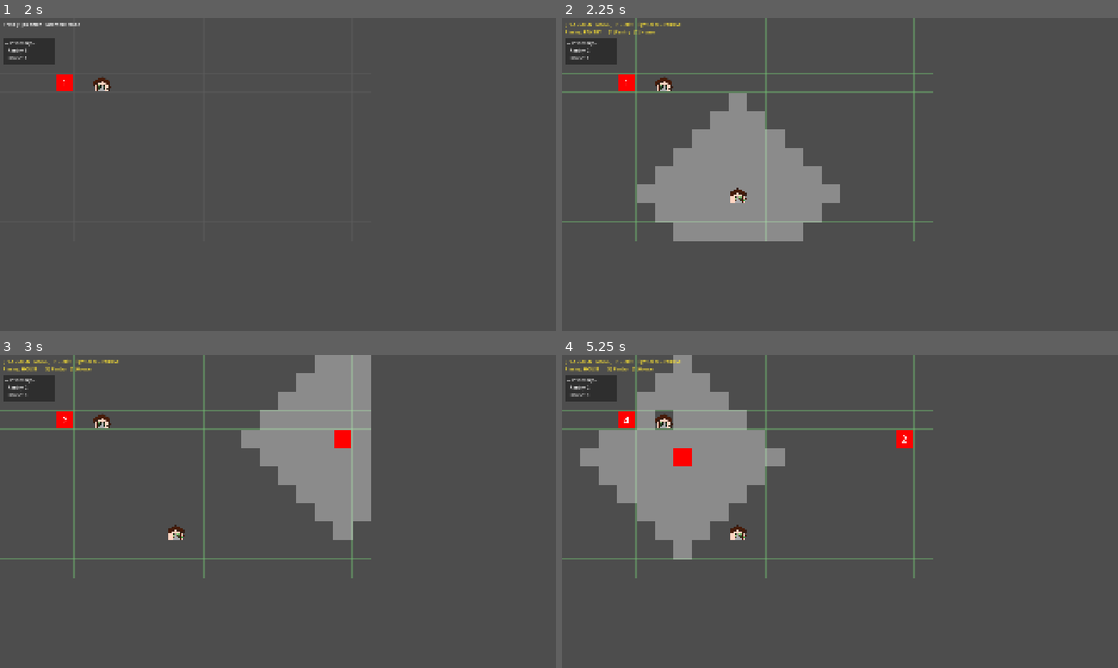
Above: before the commit, frames 1-4 (two rows, left to right).
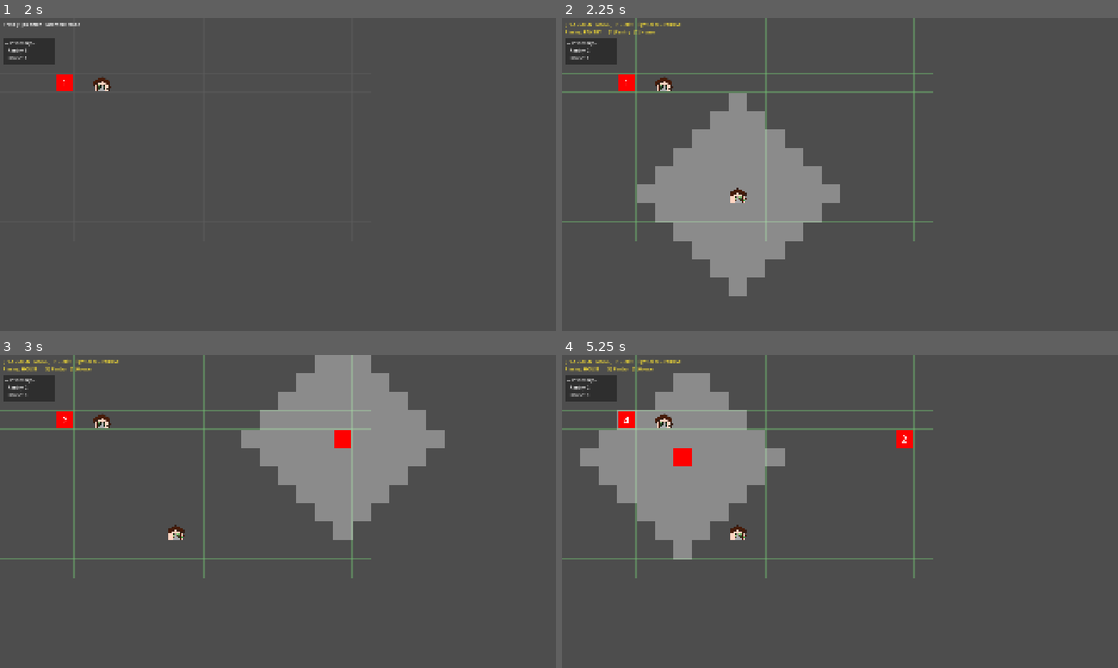
Above: after the commit, the same moments.

Repository: BigWing06/C3-Game-Jam-JARRN-Studios
Game: Godot game, scene res://scenes/Main Menu/MainMenu.tscn
Same seed, same stepped clock (60 frames per second), same inputs: the game is played once before the commit and once after it. The engine's default icon, where the game draws it, is replaced by a stand-in: a white triangle on a blue panel in a dark square. Sound files missing from this copy of the repository are replaced by a short silence.
Inputs (mouse positions are in pixels of both pictures, inside the frame that each line leads up to):
- Up to frame 1 (2 s): click "Start Game" at 0.5 s; tap P at 1.25, 1.35 s; move the mouse to (400, 158) at 1.27 s; click (400, 158) at 1.42 s; tap Space at 1.52 s
- Up to frame 2 (2.25 s): tap P at 2 s; move the mouse to (728, 190) at 2.02 s; tap 1 at 2.1 s; click (728, 190) at 2.17 s
- Up to frame 3 (3 s): tap Space at 2.27 s; tap Enter at 2.75 s; move the mouse to (333, 442) at 2.77 s; tap 2 at 2.85 s; click (333, 442) at 2.92 s
- Up to frame 4 (5.25 s): tap Space at 3.5, 3.77, 4.52, 5 s; move the mouse to (812, 574) at 3.52 s; tap P at 3.6, 4.25 s; click (812, 574) at 3.67 s; move the mouse to (1006, 558) at 4.27 s; tap 1 at 4.35 s; click (1006, 558) at 4.42 s; move the mouse to (673, 464) at 5.02 s; tap 2 at 5.1 s; click (673, 464) at 5.17 s

Frame 1 is identical in both runs. In frame 2, 1.7% of the frame differs, in the area x 23-41%, y 71-89%; in frame 3, 3.1%, in the area x 66-80%, y 5-48%; in frame 4, 0.7%.
Error after the commit: Invalid call. Nonexistent function 'remove' in base 'Array[Node]'. (res://scenes/PlacementTileMap/PlacementTileMap.gd:211)

Commit message:
algorithm fix

Diff:
--- a/pantry-planners/scenes/PlacementTileMap/PlacementTileMap.gd
+++ b/pantry-planners/scenes/PlacementTileMap/PlacementTileMap.gd
@@ -202,6 +202,7 @@
 		_hovering_preview.find_reachable(self, _hovered_tile)
 		_highlighted_tiles.clear()
 		var houses = get_tree().get_nodes_in_group("house")
+
 		for pos: Vector2i in _hovering_preview.reachable_tiles.keys():
 			_highlighted_tiles[pos] = Color(1.0, 1.0, 1, 0.35)
 			print(pos)
--- a/pantry-planners/scenes/pantry/pantry.gd
+++ b/pantry-planners/scenes/pantry/pantry.gd
@@ -80,17 +80,16 @@
 		var node_here: Node = null
 		if grid_data.has(current_pos):
 			var scene = grid_data[current_pos].get("scene")
+
 			if is_instance_valid(scene):
 				node_here = scene
 		reachable_tiles[current_pos] = node_here
 
 		# Don't expand through occupied tiles — they are destinations, not corridors
-		#if current_pos != self_pos and grid_data.has(current_pos):
-		#	continue
+		if current_pos != self_pos and grid_data.has(current_pos):
+			continue
 
 		for neighbor: Vector2i in tilemap.get_surrounding_cells(current_pos):
-			if tilemap.is_tile_blocked(neighbor):
-				continue
 
 			var step_cost: int = _get_tile_travel_cost(tilemap, neighbor)
 			var new_cost:  int = current_cost + step_cost
